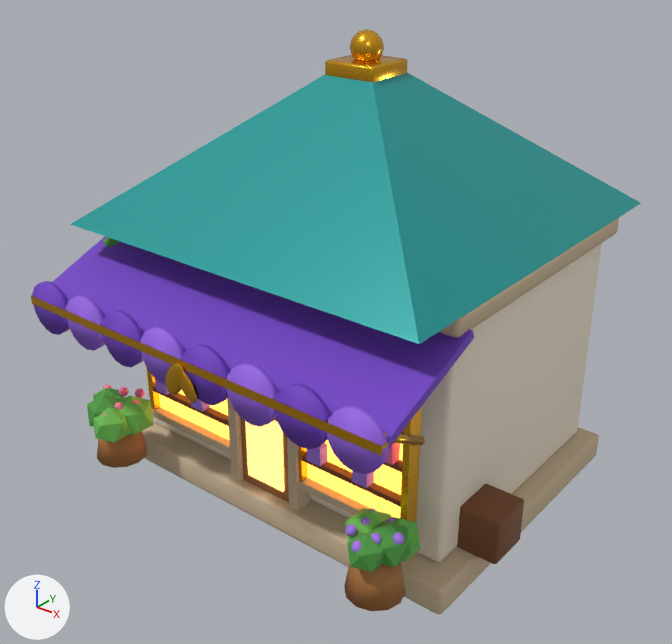
The glTF model godot/assets/models/magazin.glb, before and after one commit.
The view is the same before and after, from a 50 mm camera at (3.97, -5.25, 4.4) aimed at (0.06, -0.37, 1.37). The lights are fixed; the arrows at lower left show +X, +Y and +Z. The picture after the commit comes second. Where no turn or scale is listed for an object, it has been applied to the vertices. Vertices at exactly the same position are counted once.

Names of what the first picture shows: 'Mag.001'.
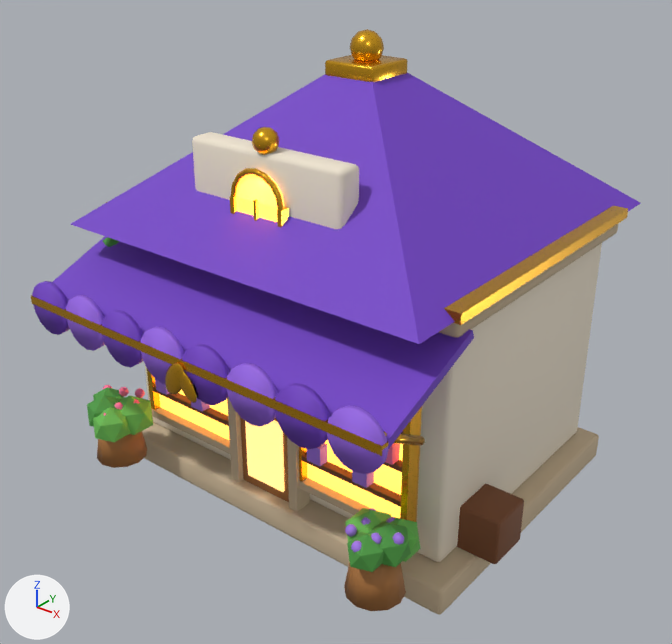
The change, as a diff of the scene's bpy script:
```diff
--- a/godot/assets/models/magazin.glb.py
+++ b/godot/assets/models/magazin.glb.py
@@ me_cube @@
 # used by ob_mag_001; location = (0.0, 0.0, 0.0)
-me_cube.from_pydata(...)  # 1970 vertices, 3620 faces; spans x -1.6..1.75, y -1.88..1.57, z 0.0..3.42
+me_cube.from_pydata(...)  # 2199 vertices, 4040 faces; spans x -1.6..1.75, y -1.88..1.57, z 0.0..3.42
+# me_cube part 1: a new loose piece, a box spanning x -1.56..1.56, y -1.11..1.21, z 2.085..2.155, in mat_auriu (orange #f2b630)
+# me_cube part 2: a new loose piece, a box spanning x -0.225..-0.19, y -1.121..-1.009, z 2.17..2.48, in mat_auriu (orange #f2b630)
+# me_cube part 3: a new loose piece, a box spanning x 0.19..0.225, y -1.121..-1.009, z 2.17..2.48, in mat_auriu (orange #f2b630)
+# me_cube part 4: a new loose piece, a box spanning x -0.01..0.01, y -1.124..-1.028, z 2.19..2.5, in mat_auriu (orange #f2b630)
+# me_cube part 5: a new loose piece, a UV sphere (10 segments, 6 rings, poles along z) spanning x -0.09..0.09, y -1.09..-0.91, z 2.77..2.95, in mat_auriu (orange #f2b630)
+# me_cube part 6: a new loose piece of 56 vertices spanning x -0.65..0.65, y -1.05..-0.85, z 2.1..2.8, in mat_piatra (pale yellow #f1e6d2)
+# me_cube part 7: a new loose piece of 45 vertices spanning x -0.23..0.23, y -1.12..-1.08, z 2.48..2.71, in mat_auriu (orange #f2b630)
+# me_cube part 8: a new loose piece of 36 vertices spanning x -0.19..0.19, y -1.1..-1.02, z 2.17..2.67, in mat_fereastra (orange #ffd27a, glowing orange #ffa840)
+# me_cube part 9: 12 faces spanning x -1.52..1.52, y -1.47..1.57, z 2.1..3.14 switch from mat_acoperisturcoaz (cyan #1f9e9c) to mat_violet (purple #7442c8)
+# other edits to the shape of me_cube do not show in these pictures
 me_cube.materials.append(mat_soclu)
```

What differs and where, as boxes [x1, y1, x2, y2] in the pictures (672 x 644 px):
part 1 of me_cube, added: after [106, 202, 628, 325]
part 2 of me_cube, added (mostly hidden): after [230, 196, 236, 214]
part 3 of me_cube, added (mostly hidden): after [277, 207, 289, 227]
part 4 of me_cube, added (mostly hidden): after [253, 199, 259, 221]
part 5 of me_cube, added (orange): after [252, 127, 280, 155]
part 6 of me_cube, added (pale yellow): after [192, 132, 359, 229]
part 7 of me_cube, added (orange): after [231, 168, 284, 210]
part 8 of me_cube, added: after [236, 174, 284, 222]
part 9 of me_cube, recoloured (cyan to purple): [71, 73, 641, 344] in both
